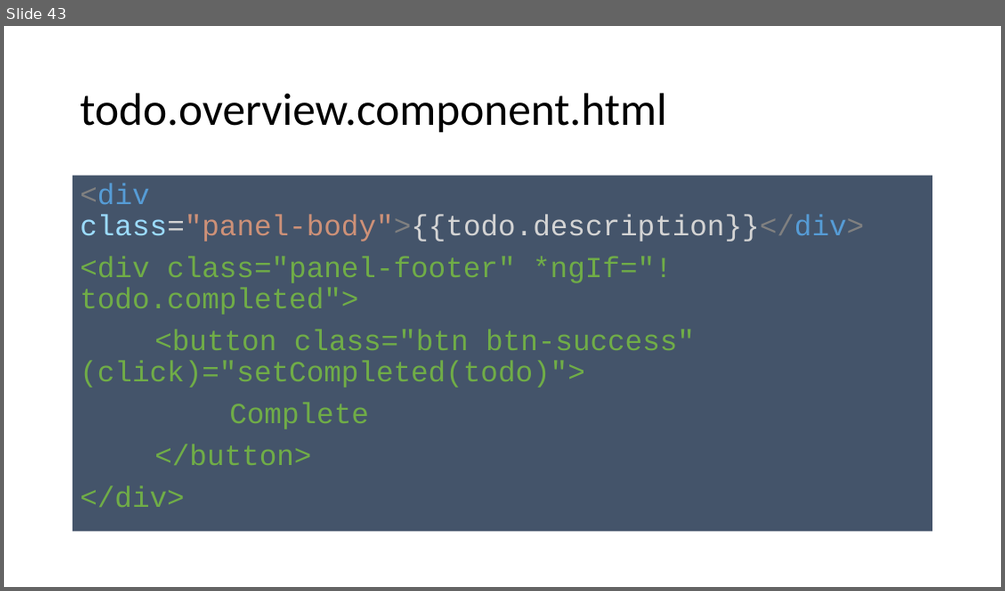
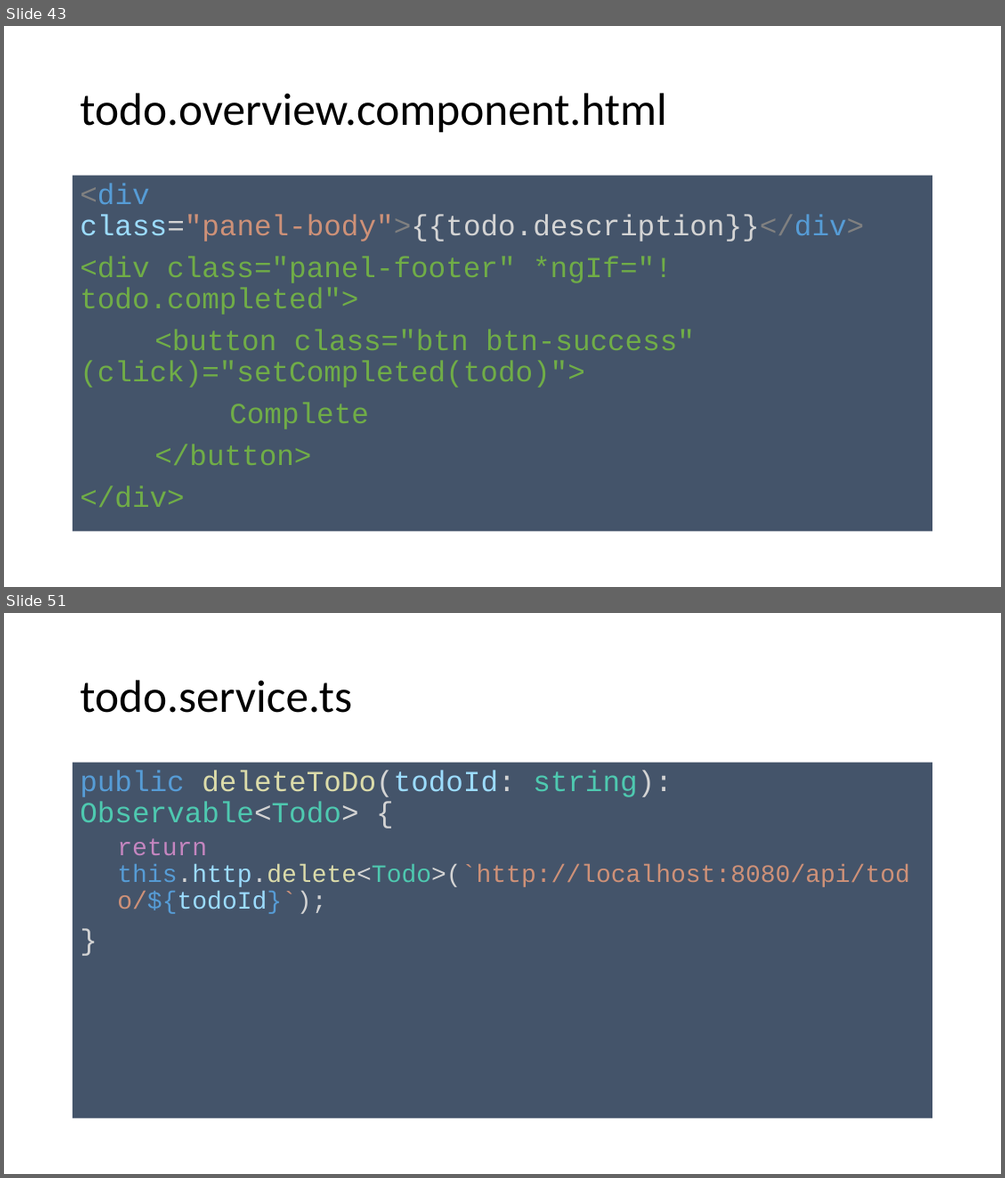
Before and after one commit to spirit-coding/todo-app-aj33349, a slide deck: Angular2.pptx. Shown one above the other, each under a label of ours: slide 43 before the commit, slides 43 and 51 after it; the slides between them are not shown. The pictures are 1005x591 and 1005x1178 pixels, drawn with LibreOffice and Linux fonts; fonts in the diff are those of the drawing. Boxes give left, top, right and bottom in pixels: in the first picture for what was removed or moved away, otherwise in the second. Text is boxed around its words. In the diff, an @@ line names an element or a change of style, - is before the commit and + after.

```diff
--- a/Angular2.pptx
+++ b/Angular2.pptx
@@ slide 51 added at (4, 613, 1001, 1174), background #FFFFFF @@
@@ title added at (80, 680, 352, 713), 44 pt, text #000000 @@
+todo.service.ts
@@ text added at (73, 763, 933, 1119), fill #44546A, 24 pt, text #CE9178 @@
+public deleteToDo(todoId: string): Observable<Todo> {
+  return this.http.delete<Todo>(`http://localhost:8080/api/todo/${todoId}`);
+}
```
Also in this commit, not shown: 9 other slides added, 1 slide removed, 7 other files.
